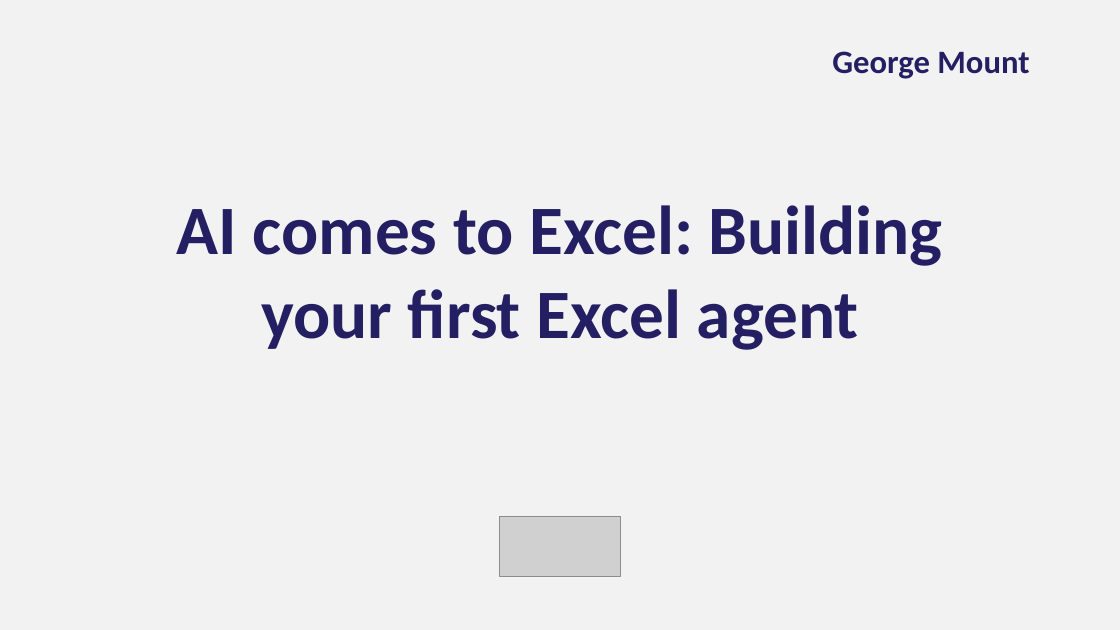
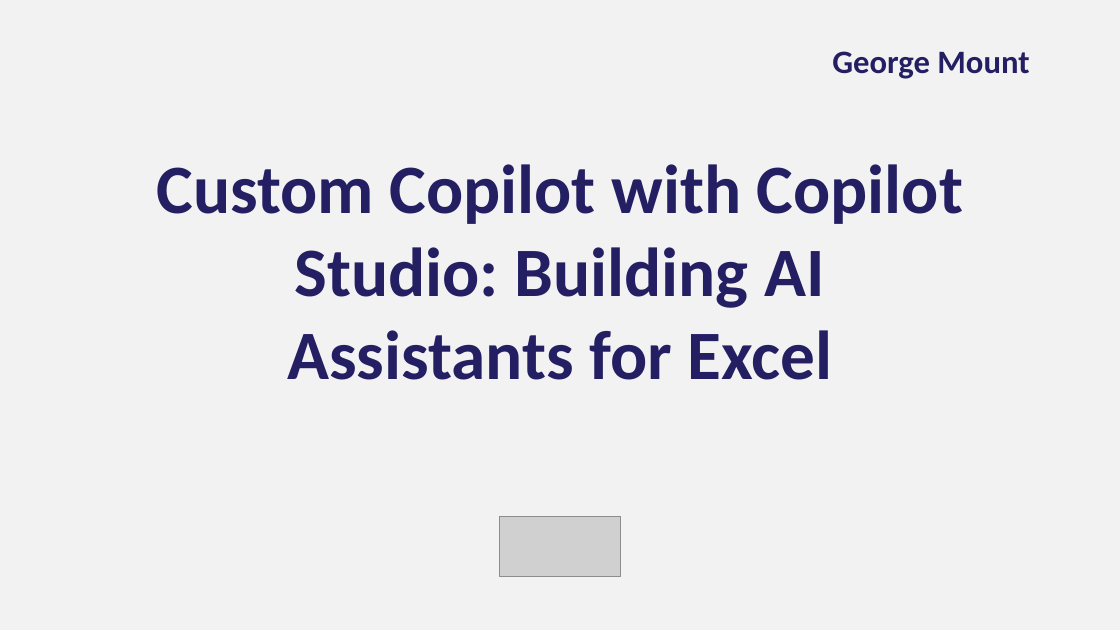
Before and after one commit to stringfestdata/gxls-copilot-studio-excel, a slide deck: slide 1 of gxls-copilot-studio-excel.pptx. Drawn at 1120x630 pixels with LibreOffice and Linux fonts; fonts in the diff are those of the drawing; grey boxes stand for pictures; background and template pictures are left out. Boxes give left, top, right and bottom in pixels: in the first picture for what was removed or moved away, otherwise in the second. Text is boxed around its words. In the diff, an @@ line names an element or a change of style, - is before the commit and + after.

```diff
--- a/gxls-copilot-studio-excel.pptx
+++ b/gxls-copilot-studio-excel.pptx
@@ title at (157,164,963,380): text changed @@
-AI comes to Excel: Building your first Excel agent
+Custom Copilot with Copilot Studio: Building AI Assistants for Excel
```
Also in this commit, not shown: 35 slides added, 14 slides removed, 6 other files.
